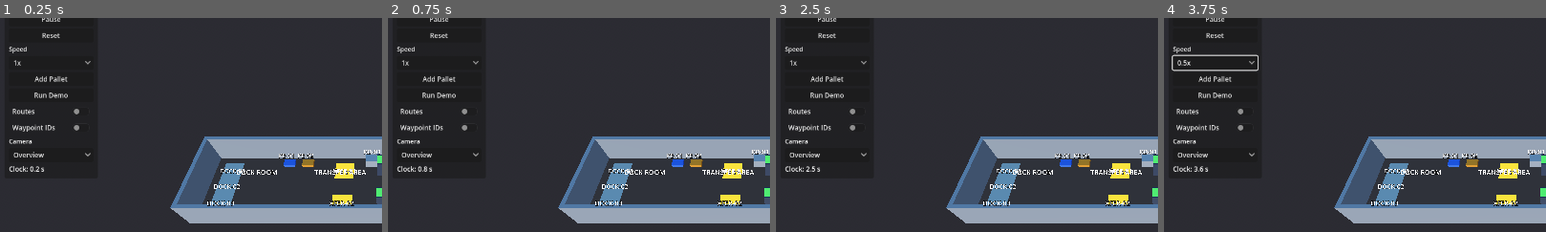
Above: before the commit, frames 1-4 (left to right).
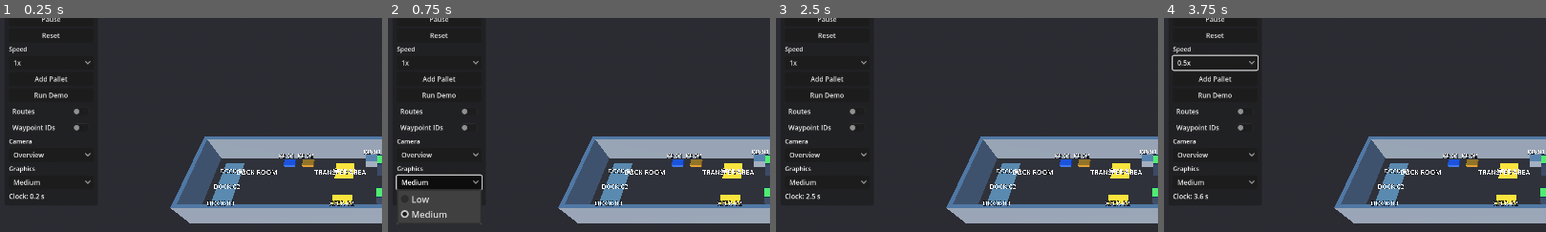
Above: after the commit, the same moments.

Repository: Bentarraya/S.A.M
Game: Godot game, scene res://scenes/main.tscn
Two runs of this game, one before a commit and one after it. Both use one fixed random seed, a clock stepped at 60 frames per second and the inputs below.
Inputs (mouse positions are % of the whole screen's width and height, from its top left):
- Up to frame 1 (0.25 s): no input
- Up to frame 2 (0.75 s): click (7, 49) at 0.5 s, where only the run after the commit has a clickable "Medium"
- Up to frame 3 (2.5 s): click "Start" at 1.25 s; click "Start" at 2 s
- Up to frame 4 (3.75 s): click "1x" at 2.75 s; click "Add Pallet" at 3.5 s
The pictures show only the part of the screen within x 0-50%, y 11-61%; the shares and areas given below are measured in that part.

The runs differ from the first frame. In frame 1, 0.4% of the frame differs, in the area x 2-24%, y 69-85%; in frame 2, 1.8%, in the area x 2-25%, y 69-97%; in frame 3, 0.4%; in frame 4, 0.4%.

Commit message:
feat: laptop performance settings, README, and final verification
Co-Authored-By: Claude Code <noreply@anthropic.com>

Diff:
--- a/project.godot
+++ b/project.godot
@@ -12,5 +12,6 @@
 [rendering]
 renderer/rendering_method="gl_compatibility"
 renderer/rendering_method.mobile="gl_compatibility"
+scaling_3d/scale=1.0
 lights_and_shadows/directional_shadow/soft_shadow_filter_quality=0
 textures/default_filters/use_nearest_mipmap_filter=false
--- a/scripts/ui/hud.gd
+++ b/scripts/ui/hud.gd
@@ -19,6 +19,8 @@
 const SPEED_LABELS := ["0.5x", "1x", "2x", "4x"]
 const CAMERA_LABELS := ["Overview", "Top-down", "Follow"]
 const CAMERA_PRESETS := ["overview", "top_down", "follow"]
+const GRAPHICS_LABELS := ["Low", "Medium"]
+const GRAPHICS_SCALES := [0.6, 1.0]
 const TASK_ROWS := 8
 const EVENT_ROWS := 10
 const COUNT_KEYS := ["Dock", "PE", "Xfer", "RD", "Stored", "Completed"]
@@ -112,6 +114,18 @@
 		func(index: int) -> void: camera_preset_changed.emit(CAMERA_PRESETS[index])
 	)
 	box.add_child(camera)
+
+	box.add_child(_label("Graphics", 11))
+	var graphics := OptionButton.new()
+	graphics.add_theme_font_size_override("font_size", 12)
+	for graphics_label in GRAPHICS_LABELS:
+		graphics.add_item(graphics_label)
+	graphics.selected = 1
+	# Shadows stay off in both presets; main.tscn sets shadow_enabled = false.
+	graphics.item_selected.connect(
+		func(index: int) -> void: get_viewport().scaling_3d_scale = GRAPHICS_SCALES[index]
+	)
+	box.add_child(graphics)
 
 	_clock_label = _label("Clock: 0.0 s", 12)
 	box.add_child(_clock_label)
--- a/tests/engine_test.gd
+++ b/tests/engine_test.gd
@@ -116,6 +116,26 @@
 	_check(e.resources.is_held_by("PE_PARK_01", "PE-01"), "reset restores park holder")
 	return failures - before
 
+func test_determinism() -> int:
+	var before := failures
+	var out: Array = []
+	for run_index in [0, 1]:
+		var e := SimulationEngine.new()
+		e.setup("res://data/warehouse_layout.json", "res://data/routes.json", "res://data/vehicle_config.json")
+		e.run_demo()
+		for i in range(20000):
+			e.step(1.0 / 60.0)
+		var snap := []
+		for vid in ["PE-01", "PE-02", "RD-01"]:
+			snap.append([vid, e.vehicles[vid]["pos"], e.vehicles[vid]["ref"].state])
+		var pids: Array = e.inventory._pallets.keys()
+		pids.sort()
+		for pid in pids:
+			snap.append([pid, e.inventory.get_pallet(pid).status])
+		out.append(snap)
+	_check(str(out[0]) == str(out[1]), "identical replay after 20000 steps")
+	return failures - before
+
 func run() -> int:
 	var e := SimulationEngine.new()
 	_check(e.setup("res://data/warehouse_layout.json", "res://data/routes.json", "res://data/vehicle_config.json"), "engine setup")
@@ -140,5 +160,6 @@
 	test_full_workflow()
 	test_two_pallets()
 	test_reset()
+	test_determinism()
 
 	return failures
Not shown, added: scripts/app/route_overlay.gd.uid
Not shown, added: scripts/app/warehouse_builder.gd.uid
Not shown, added: scripts/entities/pallet.gd.uid
Not shown, added: scripts/entities/vehicle.gd.uid
Not shown, added: scripts/navigation/route_follower.gd.uid
Not shown, added: scripts/navigation/route_graph.gd.uid
Not shown, added: scripts/navigation/route_validator.gd.uid
Not shown, added: scripts/simulation/dispatcher.gd.uid
Not shown, added: scripts/simulation/event_log.gd.uid
Not shown, added: scripts/simulation/inventory_manager.gd.uid
Not shown, added: scripts/simulation/resource_manager.gd.uid
Not shown, added: scripts/simulation/simulation_engine.gd.uid
(and 10 more such lines)
